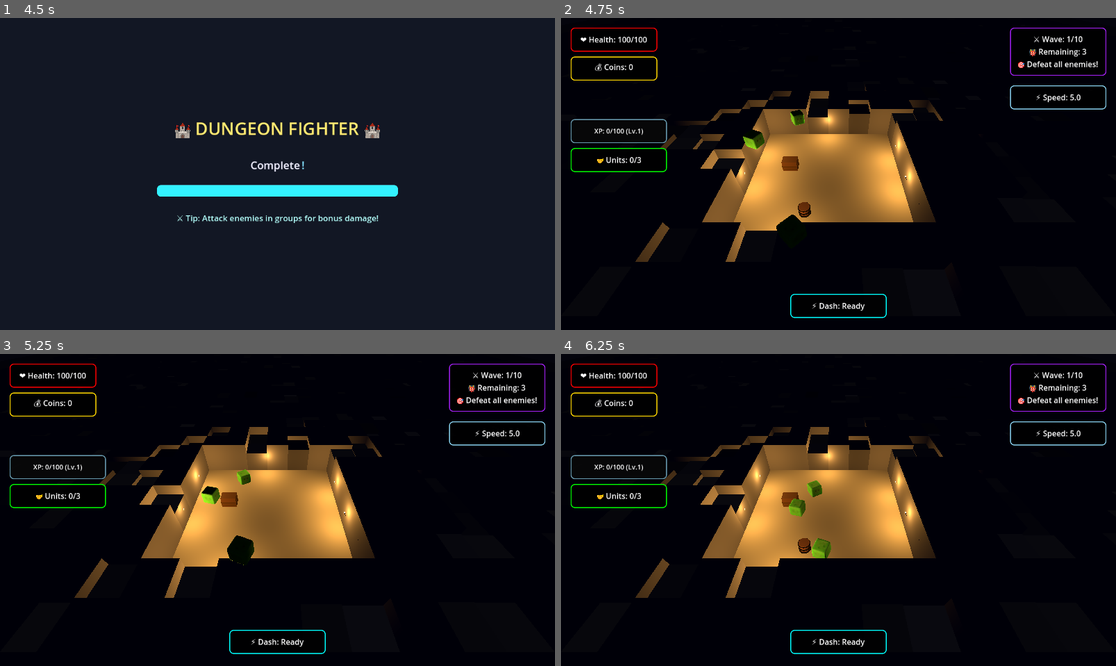
Above: before the commit, frames 1-4 (two rows, left to right).
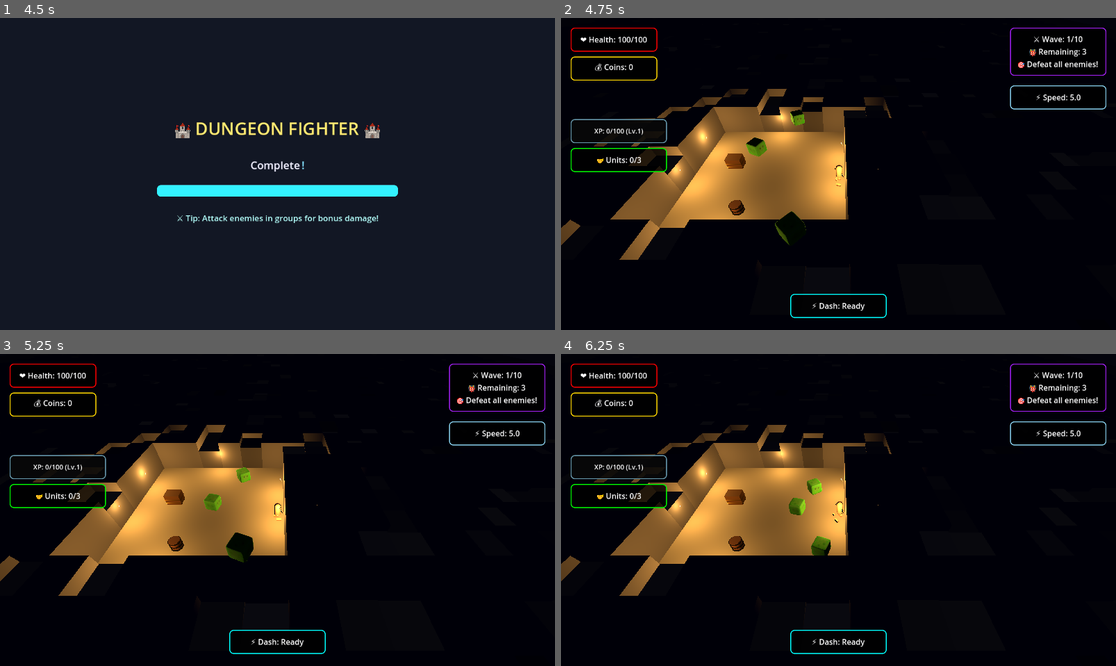
Above: after the commit, the same moments.

Repository: thaner66666666/game-1
Game: Godot game, scene res://Scenes/main.tscn
Two runs of this game, one before a commit and one after it. Both use one fixed random seed, a clock stepped at 60 frames per second and the inputs below.
Inputs (mouse positions are in pixels of both pictures, inside the frame that each line leads up to):
- Up to frame 1 (4.5 s): tap Enter at 0.5, 4.25 s; move the mouse to (399, 158) at 0.52 s; hold D (move_right) 0.53-1.28 s; click (399, 158) at 0.6 s; tap Space (dash) at 0.8, 1.35, 3.05, 3.5, 3.6 s; move the mouse to (166, 189) at 1.27 s; hold S (move_down) 1.28-2.03 s; tap E (interaction) at 1.55 s; move the mouse to (333, 105) at 2.02 s; hold D (move_right) 2.03-2.78 s; hold E (interaction) 2.03-2.78 s; click (333, 105) at 2.3 s; move the mouse to (249, 236) at 2.77 s; hold W (move_up) 2.78-3.53 s; click (249, 236) at 2.85 s; move the mouse to (444, 220) at 3.52 s; hold E (interaction) 3.53-4.28 s; hold A (move_left) from 3.53 s (still down); move the mouse to (111, 127) at 4.27 s; tap Q (drop_weapon) at 4.35 s
- Up to frame 2 (4.75 s): keep holding A (move_left); click (672, 127) at 4.55 s
- Up to frame 3 (5.25 s): move the mouse to (305, 510) at 5.02 s; release A (move_left) at 5.03 s; hold S (move_down) from 5.03 s (still down); hold E (interaction) from 5.03 s (still down); click (305, 510) at 5.17 s
- Up to frame 4 (6.25 s): tap Space (dash) at 5.3 s; move the mouse to (755, 432) at 5.77 s; release S (move_down) at 5.78 s; release E (interaction) at 5.78 s; hold D (move_right) from 5.78 s (still down); click (755, 432) at 5.85 s; tap E (interaction) at 6.05 s

Frame 1 is identical in both runs. In frame 2, 17% of the frame differs, in the area x 0-69%, y 22-81%; in frame 3, 17%; in frame 4, 17%.
Error before the commit: Invalid access to property or key 'camera' on a base object of type 'Nil'. (res://dot)
Error after the commit: Invalid type in function 'play_dash_effects' in base 'Node (DashEffectsManager.gd)'. Cannot convert argument 2 from Vector2 to Vector3. (res://dot)

Commit message:
Controller alsmot in

Diff:
--- a/dot gds/PlayerMovement.gd
+++ b/dot gds/PlayerMovement.gd
@@ -311,7 +311,9 @@
 		player.move_and_slide()
 		return
 
-	var input_direction = get_movement_input()
+	# Convert Vector2 input to Vector3 for movement direction calculation
+	var input_2d = player.get_movement_input()  # Get Vector2 from player
+	var input_direction = Vector3(input_2d.x, 0, input_2d.y)  # Convert to Vector3
 	if not player or not player.stats_component:
 		push_error("PlayerMovement: Missing player or stats_component reference!")
 		return
@@ -675,13 +677,16 @@
 		current_dash_charges = min(current_dash_charges + 1, max_charges)
 		dash_charges_changed.emit(current_dash_charges, max_charges)
 
-func get_movement_input() -> Vector3:
-	var input_dir = Vector3(
-		Input.get_action_strength("move_right") - Input.get_action_strength("move_left"),
-		0,
-		-Input.get_action_strength("move_up") + Input.get_action_strength("move_down")
-	)
-	return input_dir.normalized() if input_dir.length() > 0 else Vector3.ZERO
+func get_movement_input() -> Vector2:
+	var input_vector = Vector2.ZERO
+
+	input_vector.x = Input.get_action_strength("move_right") - Input.get_action_strength("move_left")
+	input_vector.y = Input.get_action_strength("move_down") - Input.get_action_strength("move_up")
+
+	if input_vector.length() < 0.2:
+		input_vector = Vector2.ZERO
+
+	return input_vector
 
 func move_player(direction: Vector3):
 	player.velocity.x = direction.x * player.stats_component.get_speed()
@@ -764,3 +769,10 @@
 	if "side_step_modifier" in settings:
 		side_step_modifier = settings["side_step_modifier"]
 	print("✅ PlayerMovement animation settings applied: ", settings)
+
+func interact_with_nearest():
+	"""Handle interaction with nearby objects - delegates to player"""
+	if player and player.has_method("interact_with_nearest"):
+		player.interact_with_nearest()
+	else:
+		print("⚠️ No interaction method available")
--- a/dot gds/player.gd
+++ b/dot gds/player.gd
@@ -96,11 +96,57 @@
 	dash_charges_changed.emit(current_charges, max_charges)  # Re-emit for UI
 
 func _ready():
-	# ... existing setup code ...
-	# Controller setup (put this ONCE at end of _ready)
+	_setup_player()
+	# Initialize health component with proper starting health
+	var starting_health = 100  # Set your desired starting health here
+	health_component.setup(self, starting_health)
+	print("🔧 Player health initialized with: ", starting_health)
+	# Initialize components
+	if movement_component and movement_component.has_method("initialize"):
+		movement_component.initialize(self)
+	if combat_component and combat_component.has_method("initialize"):
+		combat_component.initialize(self, movement_component)
+	if stats_component and stats_component.has_method("get_max_health"):
+		health_component.setup(self, stats_component.get_max_health())
+	else:
+		health_component.setup(self, 100)
+	health_component.health_changed.connect(_on_health_changed)
+	health_component.player_died.connect(_on_player_died)
+	health_component.health_depleted.connect(_on_health_depleted)
+	progression_component.setup(self)
+	progression_component.show_level_up_choices.connect(_on_show_level_up_choices)
+	progression_component.stat_choice_made.connect(_on_stat_choice_made)
+	progression_component.xp_changed.connect(_on_xp_changed)
+	progression_component.coin_collected.connect(_on_coin_collected)
+	# Inventory system setup
+	if inventory_component and inventory_component.has_method("setup"):
+		inventory_component.setup(self)
+	if stats_component and stats_component.has_method("setup"):
+		stats_component.setup(self)
+	if movement_component and movement_component.has_method("set_animation_settings"):
+		movement_component.set_animation_settings({
+			"body_lean_strength": body_lean_strength,
+			"body_sway_strength": body_sway_strength,
+			"hand_swing_strength": hand_swing_strength,
+			"foot_step_strength": foot_step_strength,
+			"side_step_modifier": side_step_modifier
+		})
+	if movement_component:
+		movement_component.dash_charges_changed.connect(_on_dash_charges_changed)
+		movement_component.hand_animation_update.connect(_on_hand_animation_update)
+		movement_component.foot_animation_update.connect(_on_foot_animation_update)
+		movement_component.animation_state_changed.connect(_on_animation_state_changed)
+		movement_component.body_animation_update.connect(_on_body_animation_update)
+	if combat_component:
+		combat_component.attack_state_changed.connect(_on_combat_attack_state_changed)
+	progression_component.level_up_stats.connect(_on_level_up_stats) # Connect missing signal
+	_reset_blink_timer()
+	var config = CharacterGenerator.generate_random_character_config()
+	CharacterAppearanceManager.create_player_appearance(self, config)
+	print("🎨 Player skin tone: ", config["skin_tone"])
+	movement_component.reinitialize_feet()
 	Input.joy_connection_changed.connect(_on_controller_connection_changed)
 	_check_initial_controllers()
-
 
 func _setup_player():
 	add_to_group("player")
@@ -378,60 +424,52 @@
 	var input_vector = Vector2.ZERO
 	input_vector.x = Input.get_action_strength("move_right") - Input.get_action_strength("move_left")
 	input_vector.y = Input.get_action_strength("move_down") - Input.get_action_strength("move_up")
-	# Apply deadzone for controllers
 	if input_vector.length() < 0.2:
 		input_vector = Vector2.ZERO
 	return input_vector
 
+# --- Controller Detection ---
+# (Controller detection logic moved into the main _ready() function above)
+	_check_initial_controllers()
+	# ...existing code...
+
 func _check_initial_controllers():
 	var connected_controllers = Input.get_connected_joypads()
-	print("🎮 Controllers detected: ", connected_controllers.size())
-	for i in connected_controllers:
-		var controller_name = Input.get_joy_name(i)
-		print("🎮 Controller ", i, ": ", controller_name)
-
+	if connected_controllers.size() > 0:
+		print("Controllers detected: ", connected_controllers.size())
 
 func _on_controller_connection_changed(device_id: int, connected: bool):
 	if connected:
-		print("🎮 Controller ", device_id, " connected: ", Input.get_joy_name(device_id))
-	else:
-		print("🎮 Controller ", device_id, " disconnected")
-
-
+		print("Controller ", device_id, " connected")
+		var controller_name = Input.get_joy_name(device_id)
+		print("Controller name: ", controller_name)
+	else:
+		print("Controller ", device_id, " disconnected")
+
+# --- Optional: Controller Vibration Feedback ---
 func add_controller_feedback(strength: float = 0.5, duration: float = 0.2):
 	var connected_controllers = Input.get_connected_joypads()
 	for controller_id in connected_controllers:
 		Input.start_joy_vibration(controller_id, strength, strength, duration)
 
-func _input(_event):  # Add underscore to suppress unused parameter warning
+func _input(_event):
 	# Enhanced input checking for controller/keyboard
 	if Input.is_action_just_pressed("attack"):
 		if combat_component and combat_component.has_method("perform_attack"):
 			combat_component.perform_attack()
-			add_controller_feedback(0.3, 0.1)  # Light vibration for attack
-
 	if Input.is_action_just_pressed("dash"):
 		if movement_component and movement_component.has_method("perform_dash"):
 			movement_component.perform_dash()
-			add_controller_feedback(0.5, 0.2)  # Medium vibration for dash
-
 	if Input.is_action_just_pressed("interaction"):
-		interact_with_nearest()
-		add_controller_feedback(0.2, 0.1)  # Light vibration for interaction
-
-
+		if has_method("interact_with_nearest"):
+			interact_with_nearest()
+	# ...existing code...
 func _physics_process(delta):
 	if is_dead:
 		return
 
 	movement_component.handle_mouse_look()
 
-	# Pass movement input to movement component
-	var movement_input = get_movement_input()
-	if movement_component.has_method("set_movement_input"):
-		movement_component.set_movement_input(movement_input)
-
-	# ... rest of your _physics_process code ...
 	if movement_component.is_being_knocked_back:
 		movement_component.handle_knockback(delta)
 		movement_component.apply_gravity(delta)
@@ -443,7 +481,6 @@
 	movement_component.handle_dash_cooldown(delta)
 	_handle_invulnerability(delta)
 	_handle_advanced_blinking(delta)
-
 
 func _handle_invulnerability(delta: float):
 	var still_invulnerable = health_component.update_invulnerability(delta)
@@ -539,13 +576,6 @@
 	else:
 		print("❌ ERROR: health_component not found or missing take_damage method!")
 
-
 func interact_with_nearest():
-	"""Handle interaction with nearby objects like weapon pickups"""
-	if nearby_weapon_pickup:
-		print("🎮 Interacting with weapon pickup: ", nearby_weapon_pickup)
-		# Add your weapon pickup logic here
-		if WeaponManager and WeaponManager.has_method("pickup_weapon"):
-			WeaponManager.pickup_weapon(nearby_weapon_pickup)
-	else:
-		print("🎮 No nearby objects to interact with")
+	# Implement interaction logic here or leave as a stub for now
+	print("Player: interact_with_nearest() called (stub)")
